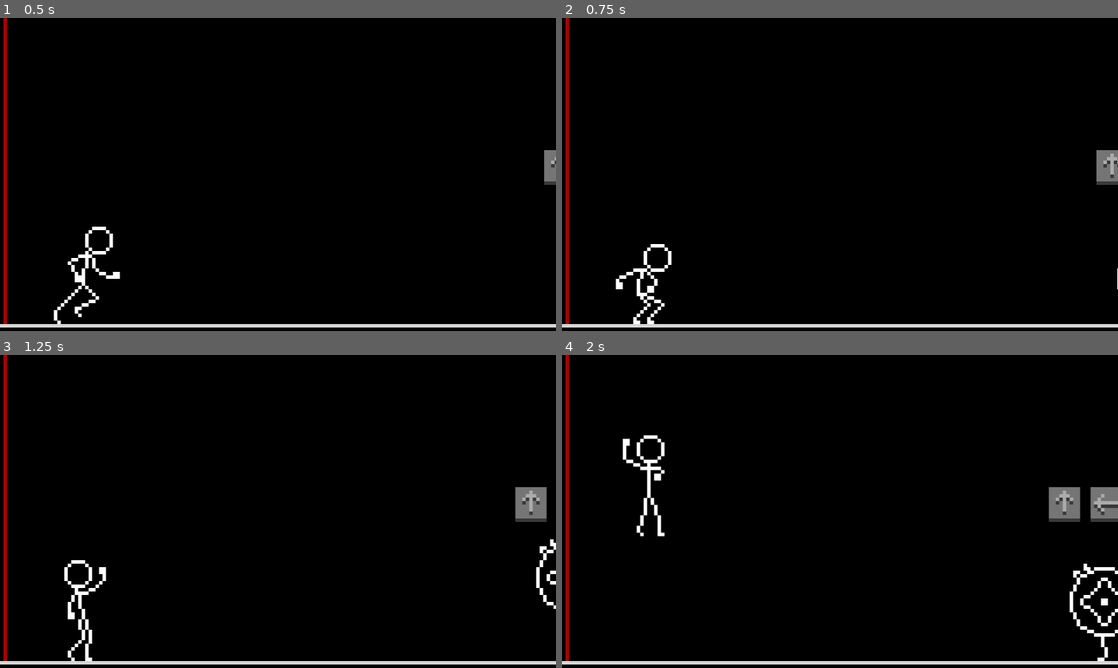
Above: before the commit, frames 1-4 (two rows, left to right).
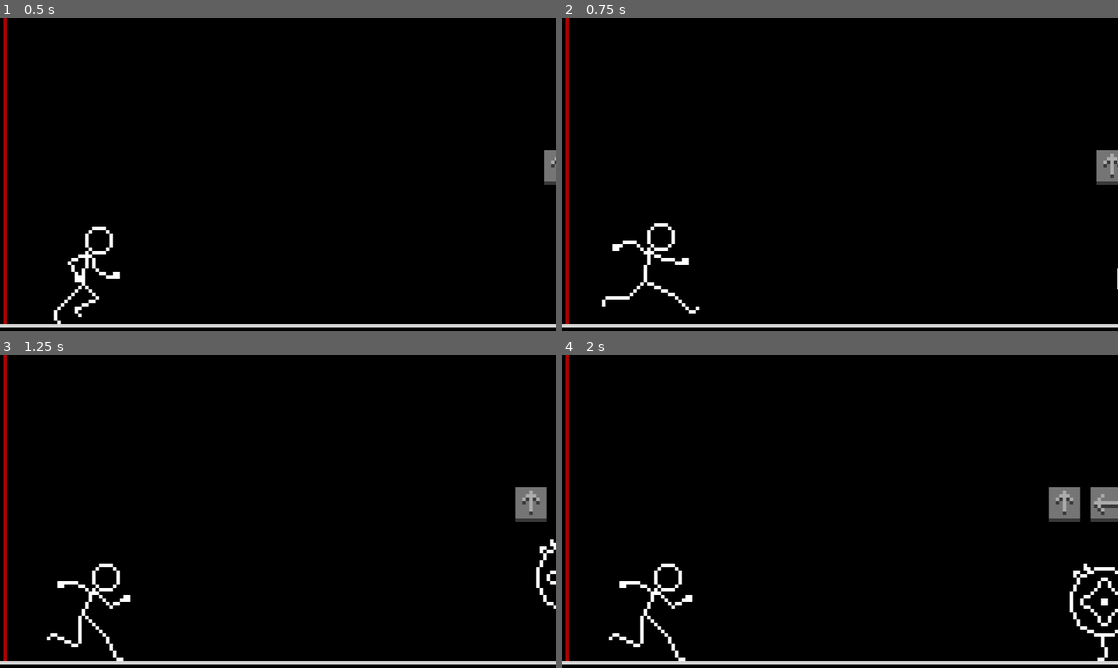
Above: after the commit, the same moments.

Repository: rocketCarlos/JumpingStickman
Game: Godot game, scene res://scenes/main.tscn
The game is run twice, just before and just after one commit, with the same random seed, the same clock (stepped at 60 frames per second) and the same inputs.
Inputs:
- Up to frame 1 (0.5 s): no input
- Up to frame 2 (0.75 s): hold Up (uppercut) from 0.53 s (still down); tap Space (jump) at 0.6 s
- Up to frame 3 (1.25 s): keep holding Up (uppercut); tap Space (jump) at 0.77, 1.07 s
- Up to frame 4 (2 s): release Up (uppercut) at 1.28 s; hold Down (downwards_punch) from 1.28 s (still down); tap Right (front_kick) at 1.35 s; tap Space (jump) at 1.52, 1.55, 1.82 s

Frame 1 is identical in both runs. In frame 2, 1.1% of the frame differs, in the area x 7-25%, y 65-98%; in frame 3, 1.0%; in frame 4, 1.3%, in the area x 8-24%, y 25-98%.

Commit message:
Fix no jump bug

Diff:
--- a/scripts/player.gd
+++ b/scripts/player.gd
@@ -36,7 +36,7 @@
 
 #region constants
 # distance from the floor at which jumps can be registered and performed
-const JUMP_THRESHOLD: float = 5.0
+const JUMP_THRESHOLD: float = 10.0
 
 @export var arrow_scene: PackedScene
 const ARROW_FPS: float = 19
@@ -87,19 +87,19 @@
 			action_queue.push_back(Globals.actions.UPPERCUT)
 
 	# -- Action animations management --
-	if action_queue.size() > 0:
-		print(action_queue)
 	if not playing_action and action_queue.size() > 0:
 		var next_action = action_queue.pop_front()
 		animation.play(get_action_string(next_action))
 		playing_action = true
 		if next_action != Globals.actions.JUMP:
-			print('stopping things')
 			stop_jump()
 			stop_gravity()
-	elif animation.animation == 'jump' and animation.frame == 2:
-		# jump logic in a function to avoid using await inside _process
-		jump()
+	elif animation.animation == 'jump':
+		if animation.frame == 2:
+			# jump logic in a function to avoid using await inside _process
+			jump()
+	elif position.y == FLOOR_LEVEL:
+		animation.play('run')
 
 #endregion
 
@@ -129,7 +129,6 @@
 		gravity_tween.tween_property(self, 'position', Vector2(position.x, FLOOR_LEVEL), falling_time)
 
 		await gravity_tween.finished
-		animation.play('run')
 		gravity_tween = null
 
 
@@ -139,7 +138,6 @@
 		jump_tween = null
 
 func stop_gravity() -> void:
-	print('stop grav')
 	if gravity_tween:
 		gravity_tween.kill()
 		gravity_tween = null
@@ -153,9 +151,6 @@
 	arrow_holder.arrow_array.append(arrow)
 
 	arrow_holder.set_arrows()
-
-
-
 
 
 # returns the string associated to the animation for the passed state
@@ -207,7 +202,6 @@
 
 #region signal functions
 func _on_combo_timer_timeout() -> void:
-	print('timeout for combo. Last combo state: ', current_combo)
 	current_combo = []
 	arrow_holder.clear()
 
@@ -221,6 +215,3 @@
 	if animation.animation != 'jump':
 		resume_gravity()
 	playing_action = false
-
-	if position.y == FLOOR_LEVEL:
-		animation.play('run')
